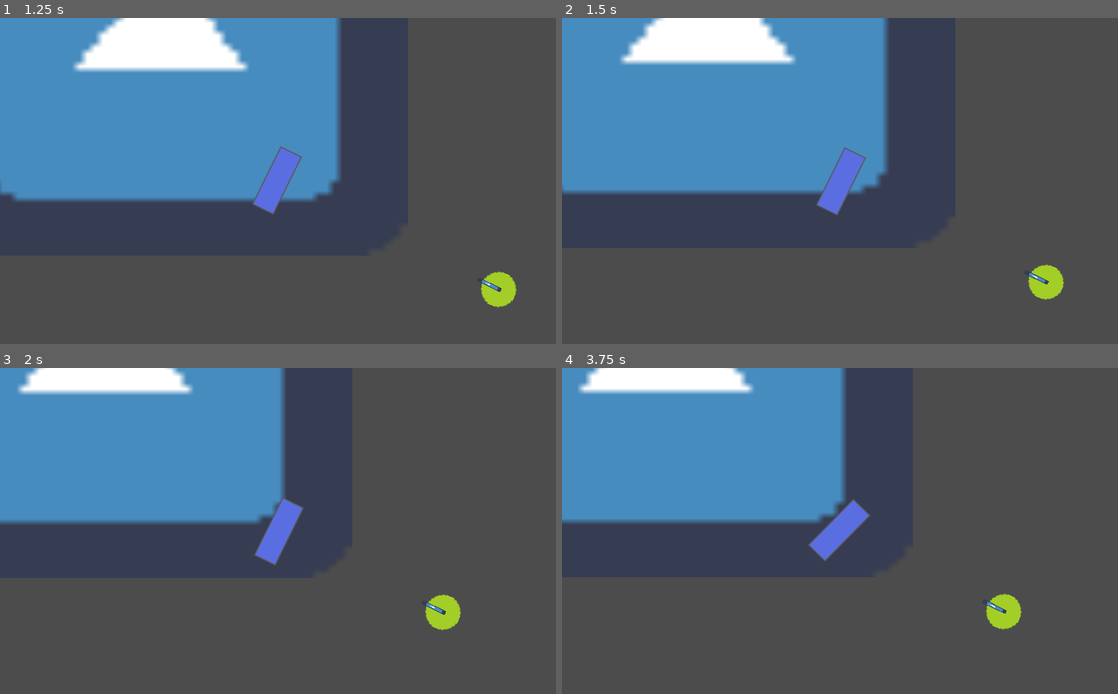
Above: before the commit, frames 1-4 (two rows, left to right).
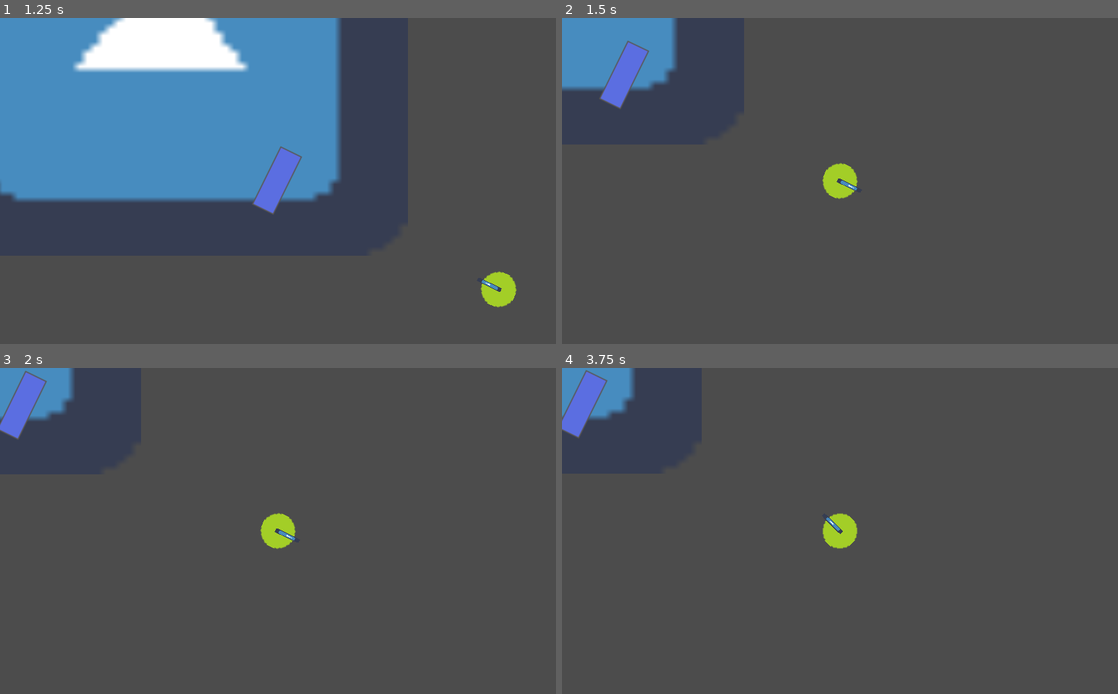
Above: after the commit, the same moments.

Repository: jastadj/wgj_185_parasite
Game: Godot game, scene res://scenes/main/main.tscn
Same seed, same stepped clock (60 frames per second), same inputs: the game is played once before the commit and once after it. The engine's default icon, where the game draws it, is replaced by a stand-in: a white triangle on a blue panel in a dark square.
Inputs (mouse positions are in pixels of both pictures, inside the frame that each line leads up to):
- Up to frame 1 (1.25 s): tap Enter at 0.5 s; move the mouse to (94, 89) at 0.52 s; hold Up (ui_up) from 0.53 s (still down); click (94, 89) at 0.67 s
- Up to frame 2 (1.5 s): keep holding Up (ui_up); move the mouse to (1062, 288) at 1.27 s; click (1062, 288) at 1.42 s
- Up to frame 3 (2 s): keep holding Up (ui_up)
- Up to frame 4 (3.75 s): move the mouse to (673, 482) at 2.02 s; release Up (ui_up) at 2.03 s; tap Space at 2.75 s; move the mouse to (867, 531) at 2.77 s; click (867, 531) at 2.92 s; tap Enter at 3.5 s; move the mouse to (756, 449) at 3.52 s

Frame 1 is identical in both runs. In frame 2, 30% of the frame differs, in the area x 0-91%, y 0-87%; in frame 3, 25%; in frame 4, 25%.

Commit message:
fix parasite collision shape

Diff:
--- a/objects/actors/parasite/parasite.tscn
+++ b/objects/actors/parasite/parasite.tscn
@@ -5,6 +5,7 @@
 [ext_resource path="res://icon.png" type="Texture" id=3]
 
 [sub_resource type="CircleShape2D" id=1]
+radius = 17.6982
 
 [node name="parasite" type="KinematicBody2D"]
 input_pickable = true
